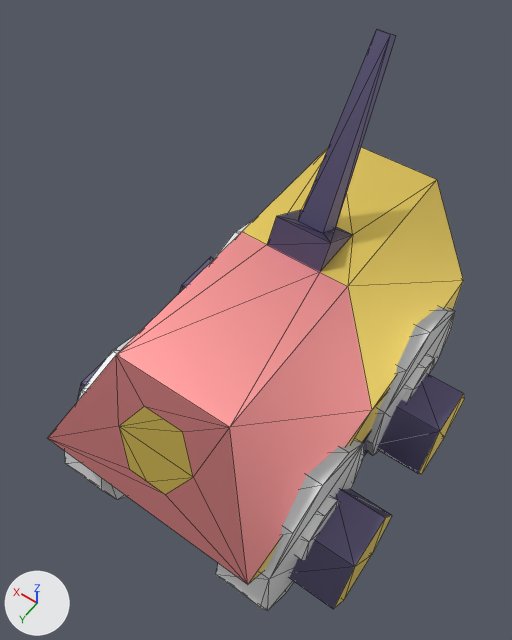
Two versions of the glTF model assets/models/vehicle_pyh.glb, one commit apart.
Rendered twice from a camera (50 mm lens) standing at (3.376, -2.071, 1.966) and looking at (4.003, -2.95, 0.586). The lights are fixed; the arrows at lower left show +X, +Y and +Z. The first picture is the older version. Mesh edges are drawn as thin lines. Where no turn or scale is listed for an object, it has been applied to the vertices.

Names of what the first picture shows: 'rover', 'wheel_bl', 'wheel_bl_hub', 'wheel_br', 'wheel_fl', 'wheel_fl_hub', 'wheel_fr'.
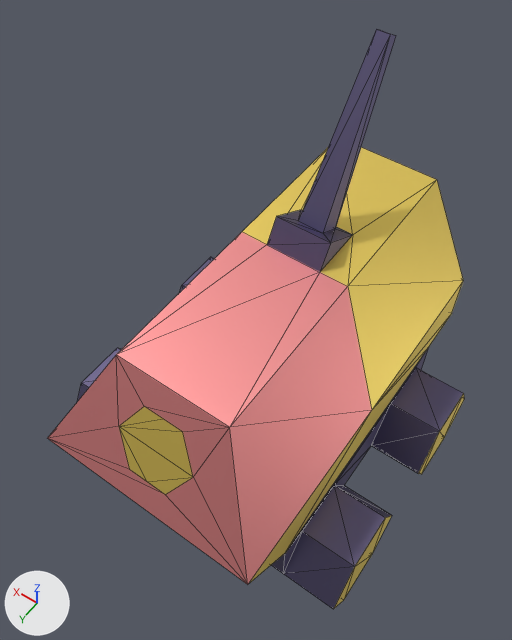
Pixel boxes [x1, y1, x2, y2] of what changed, in the pictures (512 x 640 px):
'wheel_fl', no longer drawn: before [216, 440, 364, 611]
'wheel_bl', no longer drawn: before [367, 307, 455, 456]
'wheel_fr', no longer drawn (mostly hidden): before [65, 333, 138, 500]
'wheel_fl_hub', no longer drawn: before [296, 496, 340, 561]
'wheel_bl_hub', no longer drawn: before [402, 356, 435, 402]
'wheel_br', no longer drawn (mostly hidden): before [214, 221, 252, 259]

The edits, one by one:
Object 'wheel_bl' (ob_wheel_bl) now shows nothing instead of me_cylinder.
Object 'wheel_bl_hub' (ob_wheel_bl_hub) now shows nothing instead of me_cylinder_001.
Object 'wheel_br' (ob_wheel_br) now shows nothing instead of me_cylinder_002.
Object 'wheel_fl' (ob_wheel_fl) now shows nothing instead of me_cylinder_004.
Object 'wheel_fl_hub' (ob_wheel_fl_hub) now shows nothing instead of me_cylinder_005.
Object 'wheel_fr' (ob_wheel_fr) now shows nothing instead of me_cylinder_006.
